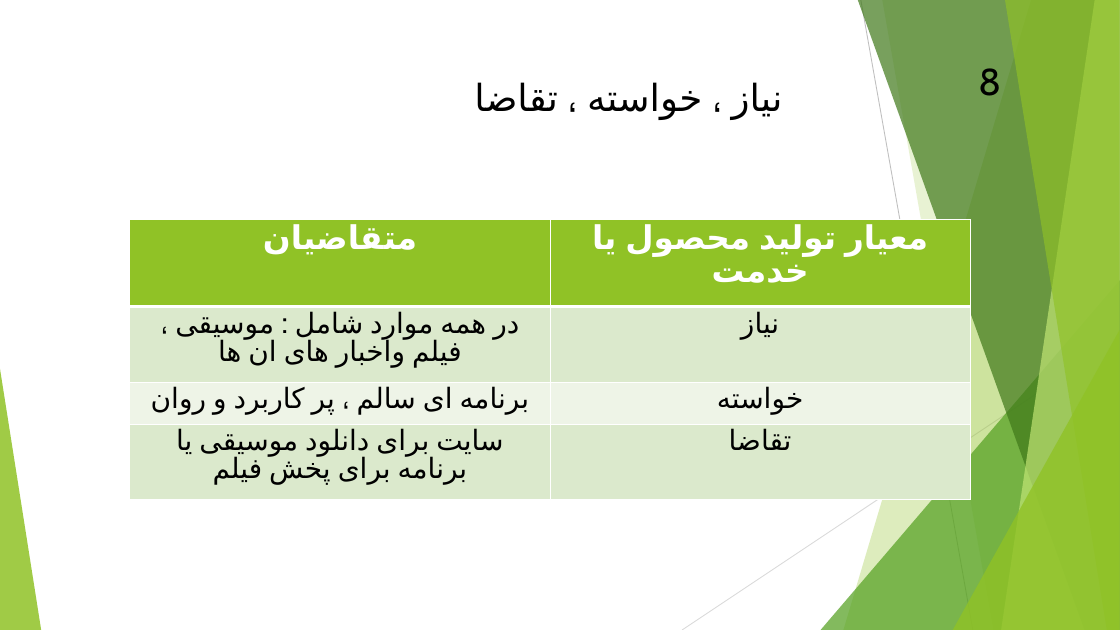
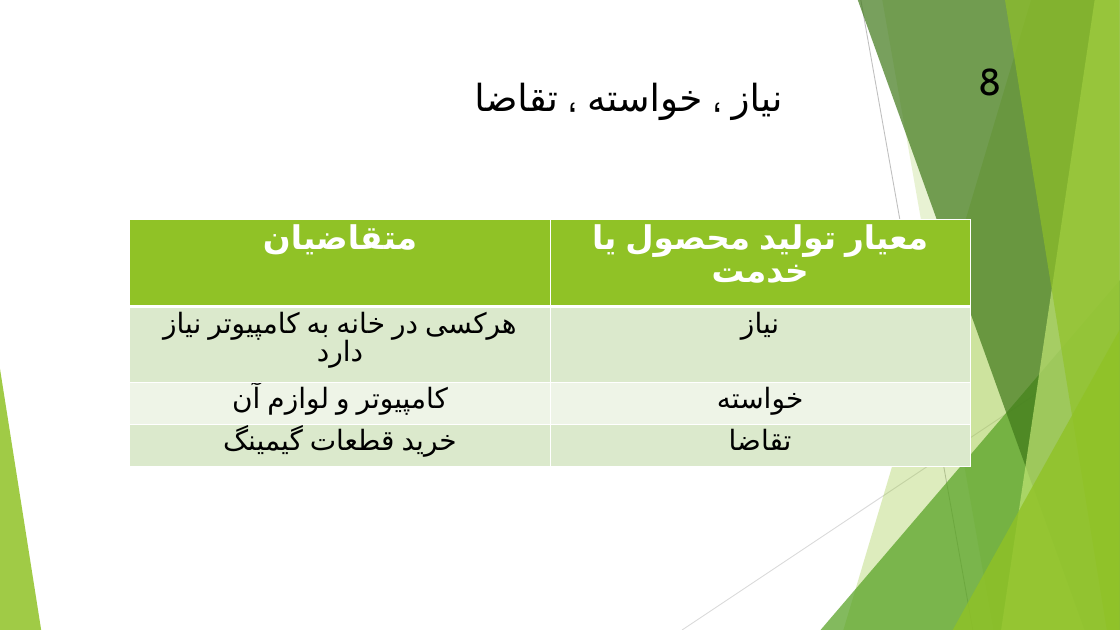
Before and after one commit to aliblack84/powerpoint, a slide deck: slide 9 of ali power.pptx. Drawn at 1120x630 pixels with LibreOffice and Linux fonts; fonts in the diff are those of the drawing. Boxes give left, top, right and bottom in pixels: in the first picture for what was removed or moved away, otherwise in the second. Text is boxed around its words. In the diff, an @@ line names an element or a change of style, - is before the commit and + after.

```diff
--- a/ali power.pptx
+++ b/ali power.pptx
@@ table at box(130, 219, 970, 465) @@
-row 2, column 1: در همه موارد شامل : موسیقی ، فیلم واخبار های ان ها
+row 2, column 1: هرکسی در خانه به کامپیوتر نیاز دارد
-row 3, column 1: برنامه ای سالم ، پر کاربرد و روان
+row 3, column 1: کامپیوتر و لوازم آن
-row 4, column 1: سایت برای دانلود موسیقی یا برنامه برای پخش فیلم
+row 4, column 1: خرید قطعات گیمینگ
```
Also in this commit, not shown: 19 other slides changed.
